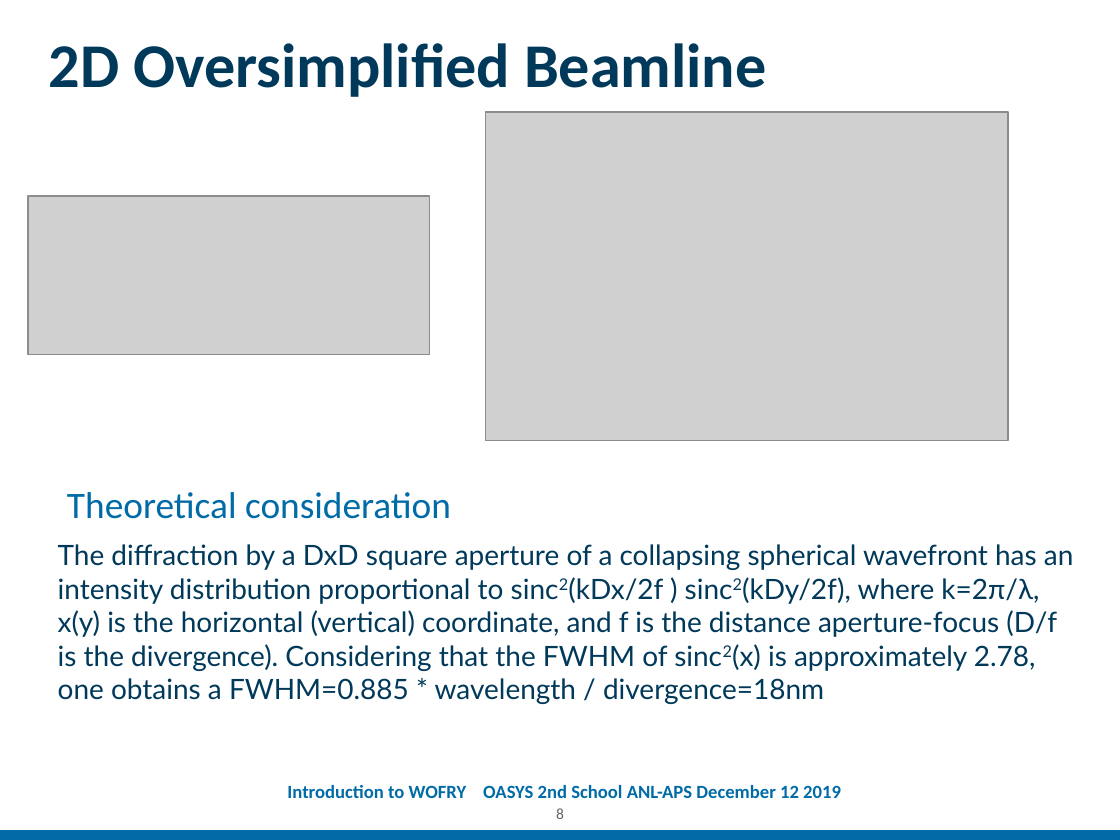
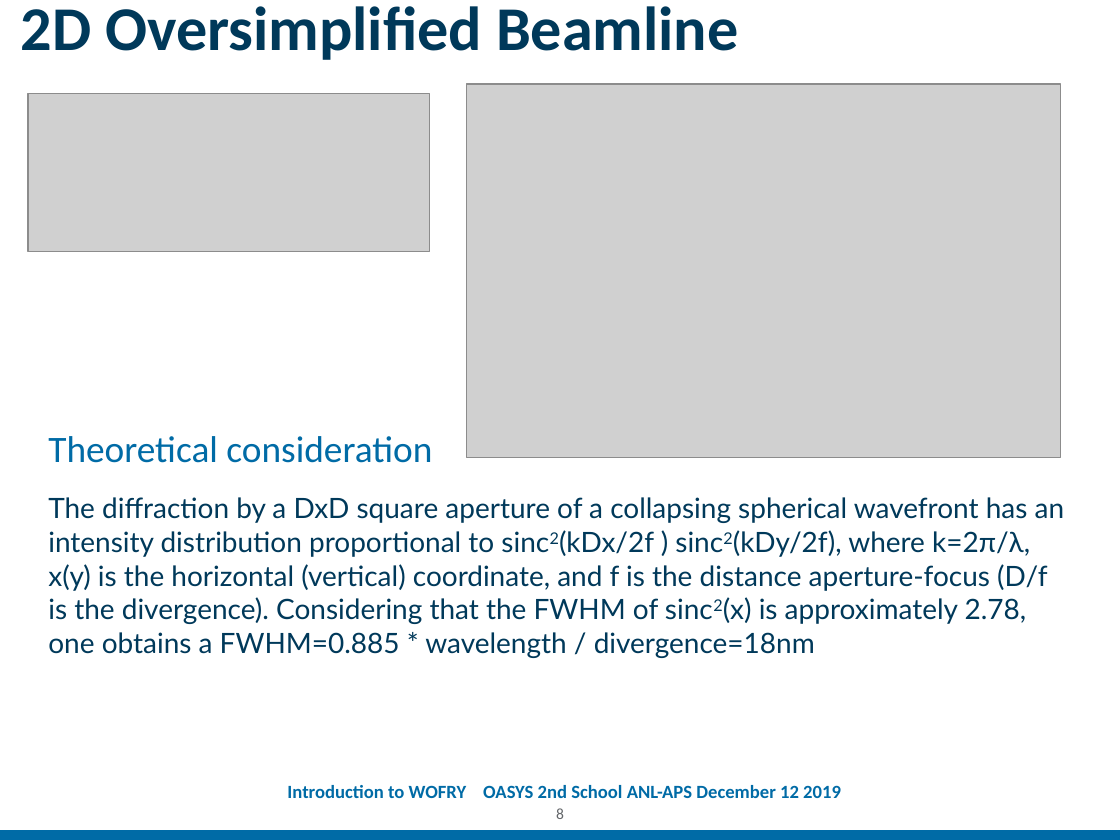
Before and after one commit to oasys-kit/oasys_school, a slide deck: slide 8 of second/slides/Introduction_to_WOFRY.pptx. Drawn at 1120x840 pixels with LibreOffice and Linux fonts; fonts in the diff are those of the drawing; grey boxes stand for pictures; background and template pictures are left out. Boxes give left, top, right and bottom in pixels: in the first picture for what was removed or moved away, otherwise in the second. Text is boxed around its words. In the diff, an @@ line names an element or a change of style, - is before the commit and + after.

```diff
--- a/second/slides/Introduction_to_WOFRY.pptx
+++ b/second/slides/Introduction_to_WOFRY.pptx
@@ title "2D Oversimplified Beamline" moved from (x1=49, y1=43, x2=766, y2=97) to (x1=21, y1=6, x2=738, y2=60) @@
@@ picture resized from (x1=485, y1=112, x2=1008, y2=440) to (x1=467, y1=84, x2=1061, y2=457) @@
@@ picture moved from (x1=28, y1=196, x2=429, y2=354) to (x1=28, y1=93, x2=429, y2=251) @@
@@ text "Theoretical consideration" moved from (x1=67, y1=492, x2=451, y2=519) to (x1=48, y1=436, x2=432, y2=463) @@
@@ text "The diffraction by a DxD ..." moved from (x1=58, y1=544, x2=1074, y2=704) to (x1=48, y1=497, x2=1065, y2=658) @@
```
Also in this commit, not shown: 4 other slides changed, 2 other files.
